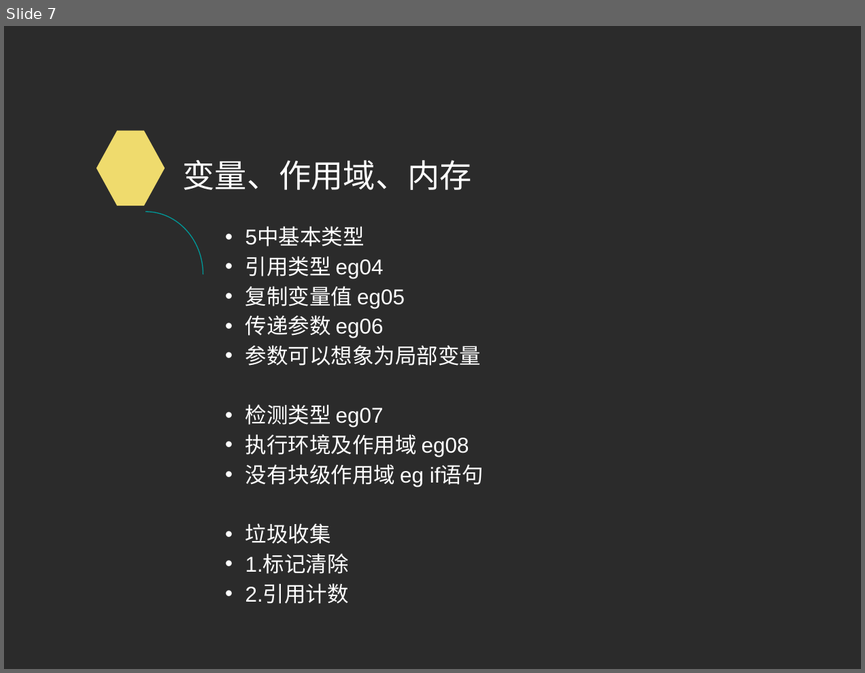
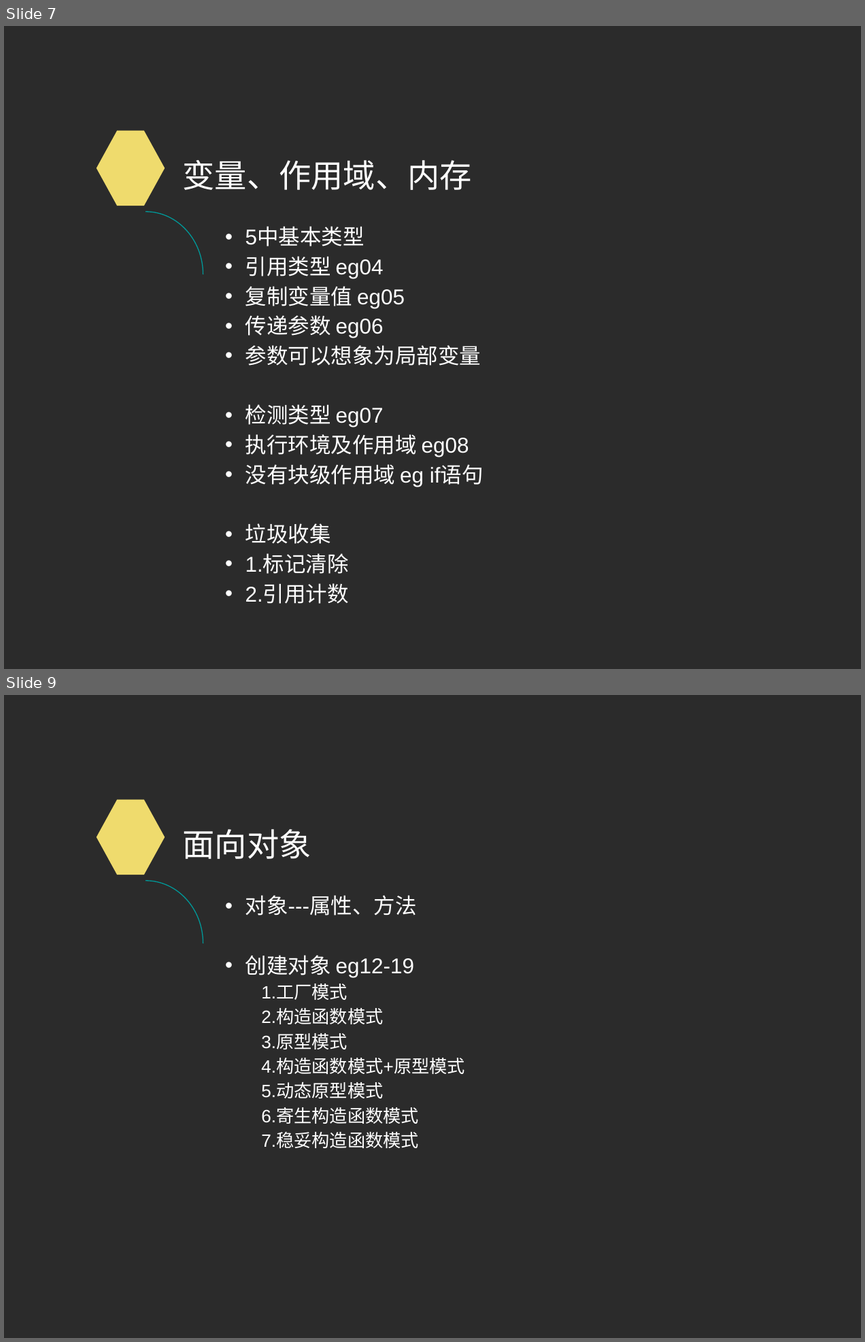
Before and after one commit to NJUPT-CAST/Computer, a slide deck: web/7.js grunt gulp webpack/2016上学期第一次课.ppt. Shown one above the other, each under a label of ours: slide 7 before the commit, slides 7 and 9 after it; the slides between them are not shown. The pictures are 865x673 and 865x1342 pixels, drawn with LibreOffice and Linux fonts; fonts in the diff are those of the drawing; background and template pictures are left out; a plain dark background stands for a picture behind light text. Boxes give left, top, right and bottom in pixels: in the first picture for what was removed or moved away, otherwise in the second. Text is boxed around its words. In the diff, an @@ line names an element or a change of style, - is before the commit and + after.

```diff
--- a/web/7.js grunt gulp webpack/2016上学期第一次课.ppt
+++ b/web/7.js grunt gulp webpack/2016上学期第一次课.ppt
@@ slide 9 added at [4,695,861,1338], background picture (left out); not listed: 2 template elements that a slide beside it also shows @@
@@ title added at [183,829,311,859], 27 pt, text #FFFFFF @@
+面向对象
@@ text added at [245,895,465,1148], 15 pt, text #FFFFFF @@
+• 对象---属性、方法
+• 创建对象 eg12-19
+  1.工厂模式
+  2.构造函数模式
+  3.原型模式
+  4.构造函数模式+原型模式
+  5.动态原型模式
+  6.寄生构造函数模式
+  7.稳妥构造函数模式
```
Also in this commit, not shown: 1 other slide added, 2 slides removed, 1 other file.
